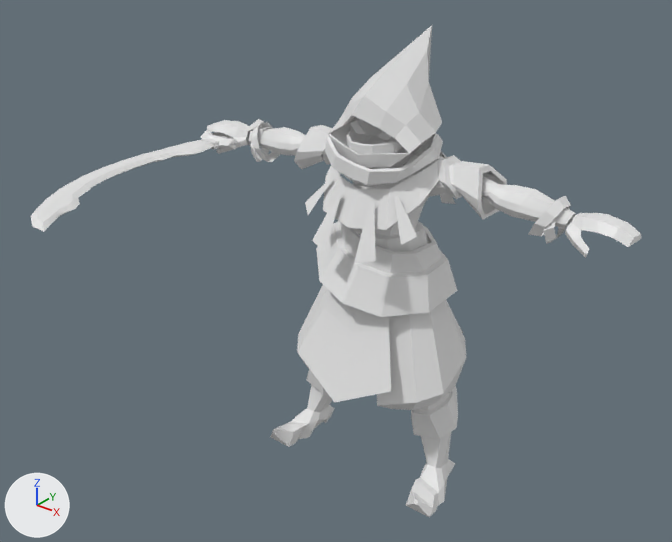
The OBJ model src/Renderer3D/Models/wayfarer.obj: old version first, new version second.
The view is the same before and after, from a camera (50 mm lens) standing at (5.26, -7.27, 6.75) and looking at (0.03, -0.74, 2.7). Lighting does not change. The marker at lower left points along +X, +Y and +Z. Materials are left out; every surface is plain grey. Where no turn or scale is listed for an object, it has been applied to the vertices.

Names of what the first picture shows: 'Blade_Detail_Circle.004', 'SandMan_Cloak_1_Cube.007', 'SandMan_Cloak_2_Cube.006', 'SandMan_Lo_1_Cube.003'.
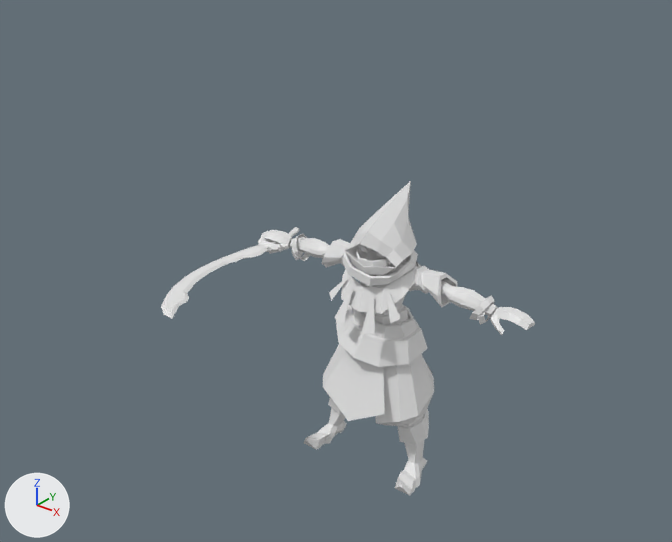
Where the change shows, as pixel boxes (x1, y1, x2, y2) in the pictures (672 x 542 px; the box of a moved part takes in the faces that stretch with it):
'SandMan_Lo_1_Cube.003', deleted: before (207, 25, 641, 517)
'Blade_Detail_Circle.004', reshaped: before (31, 119, 264, 232); after (161, 181, 535, 495)
'SandMan_Cloak_2_Cube.006', deleted: before (316, 221, 458, 317)
'SandMan_Cloak_1_Cube.007', deleted: before (325, 118, 443, 187)
part 1 of me_blade_detail_circle_004, moved or reshaped: before (222, 119, 264, 139); after (271, 227, 299, 244)
part 2 of me_blade_detail_circle_004, moved or reshaped: before (201, 135, 227, 149); after (256, 241, 276, 252)
part 3 of me_blade_detail_circle_004, moved or reshaped: before (31, 140, 220, 232); after (161, 245, 271, 319)
part 4 of me_blade_detail_circle_004, moved or reshaped: before (201, 129, 236, 150); after (258, 236, 282, 252)
part 5 of me_blade_detail_circle_004, moved or reshaped: before (212, 132, 226, 137); after (265, 239, 274, 242)
part 6 of me_blade_detail_circle_004, added: after (261, 181, 535, 495)

Diff of the bpy script that builds the scene:
```diff
--- a/src/Renderer3D/Models/wayfarer.obj.py
+++ b/src/Renderer3D/Models/wayfarer.obj.py
@@ me_blade_detail_circle_004 @@
 # used by ob_blade_detail_circle_004; location = (0.0, 0.0, 0.0)
-me_blade_detail_circle_004.from_pydata(...)  # 303 vertices, 272 faces; spans x -2.65..-1.65, y -2.87..0.85, z 3.33..3.45
+me_blade_detail_circle_004.from_pydata(...)  # 1340 vertices, 1180 faces, 2 loose edges; spans x -2.03..2.03, y -1.92..0.69, z 0.02..3.5
+# me_blade_detail_circle_004 part 1: the loose piece of 60 vertices spanning x -2.46..-2.25, y -0.03..0.85, z 3.34..3.45 is scaled about the mesh origin by 0.671
+# me_blade_detail_circle_004 part 2: the loose piece of 20 vertices spanning x -2.5..-2.2, y -0.17..0.05, z 3.35..3.43 is scaled about the mesh origin by 0.671
+# me_blade_detail_circle_004 part 3: the loose piece of 173 vertices spanning x -2.62..-1.65, y -2.87..-0.02, z 3.36..3.42 is scaled about the mesh origin by 0.671
+# me_blade_detail_circle_004 part 4: the loose piece of 38 vertices spanning x -2.65..-2.07, y -0.12..0.23, z 3.33..3.45 is scaled about the mesh origin by 0.671
+# me_blade_detail_circle_004 part 5: the loose piece of 12 vertices spanning x -2.57..-2.42, y -0.01..0.46, z 3.35..3.44 is scaled about the mesh origin by 0.671
+# me_blade_detail_circle_004 part 6: 1033 vertices added at x -1.78..1.78, y -0.49..0.69, z 0.02..3.27
@@ ob_sandman_cloak_1_cube_007 @@
-ob_sandman_cloak_1_cube_007 = bpy.data.objects.new('SandMan_Cloak_1_Cube.007', me_sandman_cloak_1_cube_007)
-ob_sandman_cloak_1_cube_007.location = (0.0, 0.0, 0.0)
@@ ob_sandman_cloak_2_cube_006 @@
-ob_sandman_cloak_2_cube_006 = bpy.data.objects.new('SandMan_Cloak_2_Cube.006', me_sandman_cloak_2_cube_006)
-ob_sandman_cloak_2_cube_006.location = (0.0, 0.0, 0.0)
@@ ob_sandman_lo_1_cube_003 @@
-ob_sandman_lo_1_cube_003 = bpy.data.objects.new('SandMan_Lo_1_Cube.003', me_sandman_lo_1_cube_003)
-ob_sandman_lo_1_cube_003.location = (0.0, 0.0, 0.0)
```
